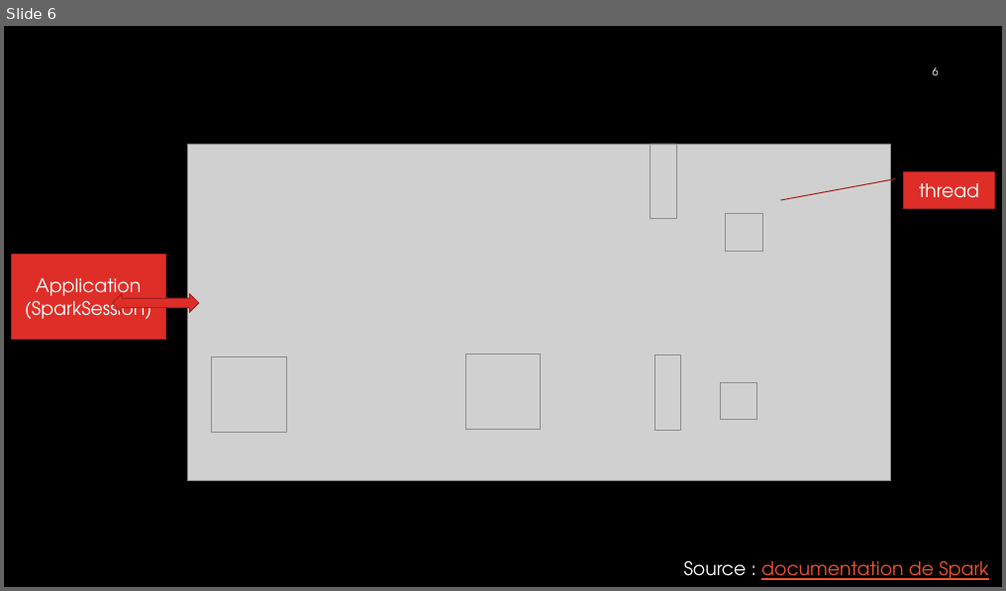
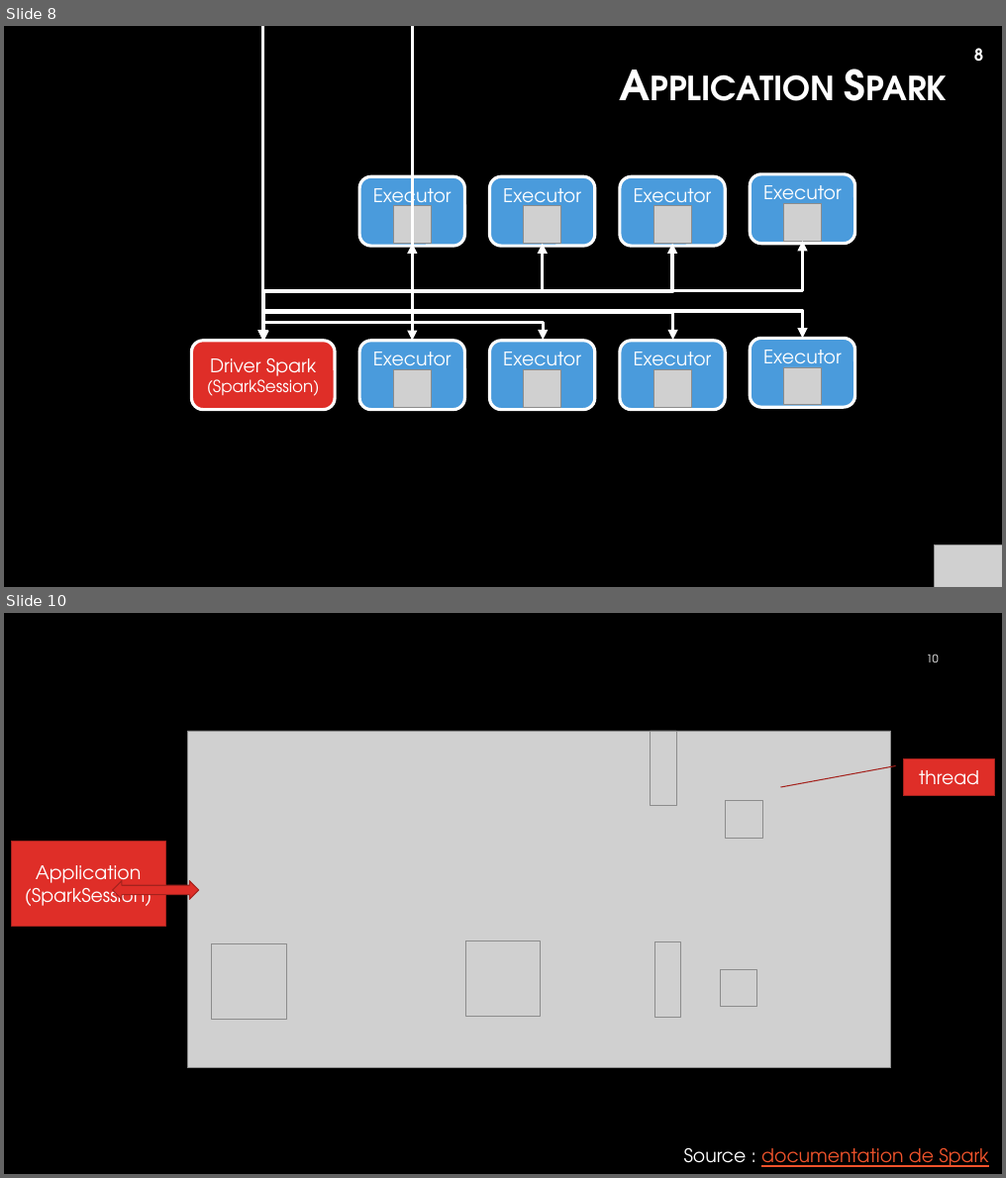
Before and after one commit to christophelebrun/OC_parcours_Data_Scientist_P8, a slide deck: projet8.pptx. Shown one above the other, each under a label of ours: slide 6 before the commit, slides 8 and 10 after it; the slides between them are not shown. The pictures are 1006x591 and 1006x1178 pixels, drawn with LibreOffice and Linux fonts; fonts in the diff are those of the drawing; grey boxes stand for pictures; background and template pictures are left out. Boxes give left, top, right and bottom in pixels: in the first picture for what was removed or moved away, otherwise in the second. Text is boxed around its words. In the diff, an @@ line names an element or a change of style, - is before the commit and + after.

```diff
--- a/projet8.pptx
+++ b/projet8.pptx
@@ slide 8 added at bbox=[4, 26, 1002, 587], background #000000 @@
@@ title added at bbox=[285, 55, 954, 113], 40 pt, text #FFFFFF, bold, small capitals @@
+Application Spark
@@ page number added at bbox=[974, 48, 983, 62], 16 pt, text #FFFFFF, bold @@
+8
@@ group added at bbox=[359, 174, 855, 246]: 4 rounded rectangles, 4 pictures @@
+Executor
+Executor
+Executor
+Executor
@@ elbow double arrow added from (263, 341) to (412, 244), #FFFFFF 3.25 pt @@
@@ elbow double arrow added from (263, 341) to (543, 244), #FFFFFF 3.25 pt @@
@@ elbow double arrow added from (263, 341) to (672, 244), #FFFFFF 3.25 pt @@
@@ elbow double arrow added from (263, 341) to (803, 241), #FFFFFF 3.25 pt @@
@@ elbow double arrow added from (263, 341) to (412, 341), #FFFFFF 3.25 pt @@
@@ elbow double arrow added from (263, 341) to (543, 341), #FFFFFF 3.25 pt @@
@@ elbow double arrow added from (263, 341) to (673, 341), #FFFFFF 3.25 pt @@
@@ elbow double arrow added from (263, 341) to (803, 338), #FFFFFF 3.25 pt @@
@@ rounded rectangle added at bbox=[192, 341, 335, 409], fill #DF2E28, outline #FFFFFF 3 pt, 16 pt, text #FFFFFF @@
+Driver Spark
+(SparkSession)
@@ group added at bbox=[359, 338, 855, 409]: 4 rounded rectangles, 4 pictures @@
+Executor
+Executor
+Executor
+Executor
@@ picture added at bbox=[934, 545, 1002, 587] @@
@@ what was slide 6 is now slide 10 @@
@@ page number at bbox=[927, 654, 939, 663]: text changed @@
-6
+10
```
Also in this commit, not shown: 20 slides changed, 11 other slides added, 2 slides removed, 4 other files.
